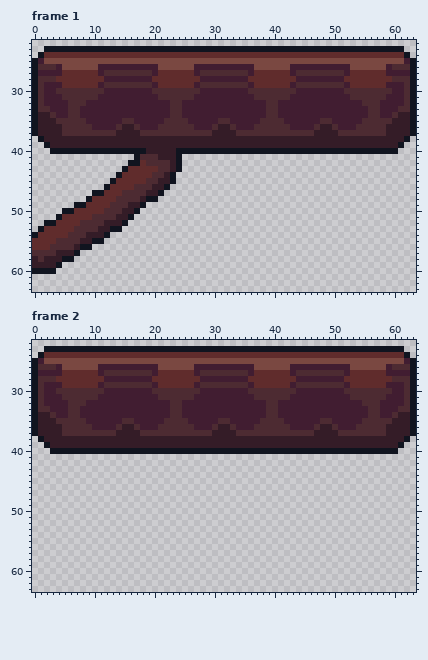
Pixel-art file: ArcadePrototype/Assets/Art/Main/Plats/PassableBlocks/PassablePlat.aseprite. Above, as it was before the edit.
64x64 pixels, 5 frames. Shown: frame 1: x 0..63, y 22..63; frame 2: x 0..63, y 22..63. The commit also changed other frames, which this record leaves out.
The same view after the edit:
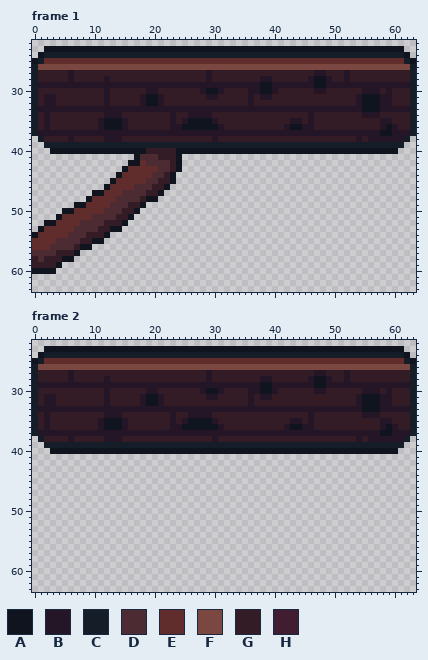
Palette (. is transparent): A #10141f  B #241527  C #151d28  D #4d2b32  E #602c2c  F #7a4841  G #341c27  H #411d31
What changed:
Changed rows in their new state; - is an unchanged pixel.
Frame 1, layer "Layer 2":
first column x 0:
24 --CCCCCCCCCCCCCCCCCCCCCCCCCCCCCCCCCCCCCCCCCCCCCCCCCCCCCCCCCCCC--
25 -CEEEEEEEEEEEEEEEEEEEEEEEEEEEEEEEEEEEEEEEEEEEEEEEEEEEEEEEEEEEEC-
26 CFFFF------FFFFFFFFFF------FFFFFFFFFF------FFFFFFFFFF------FFFFC
27 CGGGGGBGGGGGGGGGGGGGGGGGGGGGGBGGGGGGGGGGGGGGGGGBBGGGBGGGGGGGGGGC
28 CGGGGGBGGGGGBGGGGGGGGGGGGGGGGBGGGGGGGGBBGGGGGGBAABGGBGGGGGGGGGGC
29 CBBBBBBBBBBBBBBBBBBBBBBBBBBBBBBBBBBBBBAABBBBBBBAABBBBBBBBBBBBBBC
30 CGGGGGGGGGGGBGGGGGGBBGGGGGGGBAABGGGGBBAABGGGGGGBBGGGGGGBBBGBGGGC
31 CGBBGGGGGGGGBGGGGGBAABGGGGGGGBBGGGGGBGBBGGGGGGGGGGGGGGBAAABBGGGC
32 CGBBGGGGGGGGBGGGGGBAABGGGGGGGGGGGGGGBGGGGGGGGGGGGGGGGGBAAABBGGGC
33 CBBBBBBBBBBBBBBBBBBBBBBBBBBBBBBBBBBBBBBBBBBBBBBBBBBBBBBAAABBBBBC
34 C-BGGGGGGGGGBBBGGGGGGGGBGGBBBBGGGGGGGGGGGGGGGGBGGGGGGGGBBBGGG--C
35 C-B-GGGGGGGBAAABGGGGGGGBGBAAAABGGGGGGGGGGGGBBGBGGGGGGGGGGGBB---C
36 C-B--GGGGGGBAAAB-GGGGGGBBAAAAAAB-GGGGGGGGGBAABBG--GGGGGGGGBAB--C
37 CBBBBBBBBBBBBBBBBBBBBBBBBBBBBBBBBBBBBBBBBBBBBBBBBBBBBBBBBBAABBBC
38 -C----B-----BBB---------------B-----------------------B-BBBBBBC-
39 --CCCCCCCCCCCCCCCCCCCCCCCCCCCCCCCCCCCCCCCCCCCCCCCCCCCCCCCCCCCC--
Frame 2, layer "Layer 2": the same change as frame 1
